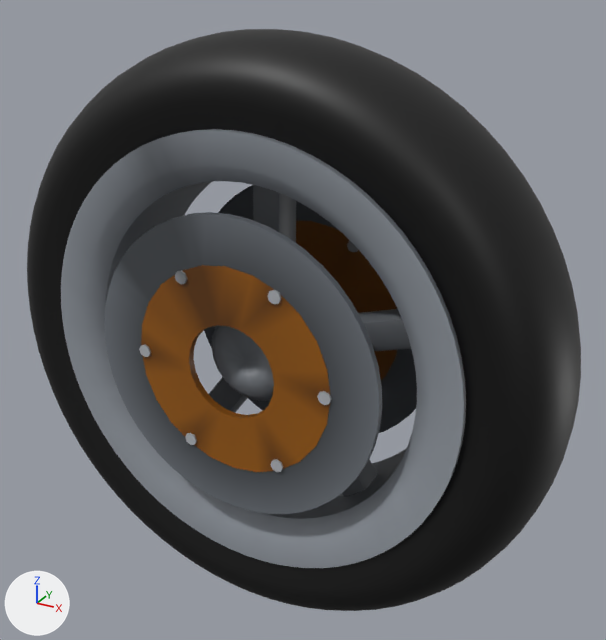
Before and after pictures for a commit that changed the glTF model blender/bike_duetto_wheelF.glb.
Rendered twice from a camera (50 mm lens) standing at (0.419, -0.7, 0.381) and looking at (0.022, 0.022, 0.02). Every picture has the same lights, and +X, +Y and +Z are marked at lower left. The older version comes first. Vertices at exactly the same position are counted once.

Names of what the first picture shows: 'bk_wheelF_carrier-0.08', 'bk_wheelF_carrier0.08', 'bk_wheelF_disc-0.08', 'bk_wheelF_disc0.08', 'bk_wheelF_hub', 'bk_wheelF_rim', 'bk_wheelF_sp0', 'bk_wheelF_sp1', 'bk_wheelF_tyre' and 9 more.
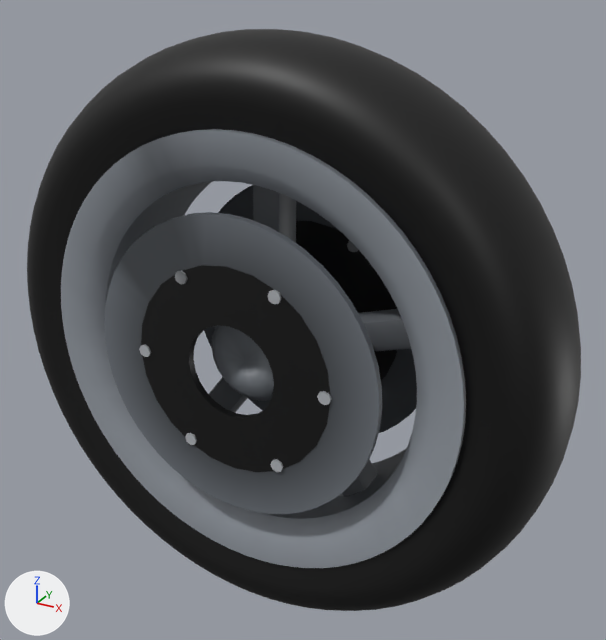
Location of each change, (x1, y1, x2, y2) in pixels of the pictures (606 x 640 px):
part 1 of me_wheelf_carrier0_004, recoloured (darker): (141, 265, 330, 472) in both
part 2 of me_wheelf_carrier_0_004, recoloured: (296, 221, 397, 380) in both

Diff of the bpy script that builds the scene:
```diff
--- a/blender/bike_duetto_wheelF.glb.py
+++ b/blender/bike_duetto_wheelF.glb.py
@@ mat_m_dark @@
+mat_m_dark = bpy.data.materials.new('M_dark')
+# nodes: BsdfPrincipled, Mix, OutputMaterial, VertexColor
+# colours: black #1c1e22, mixed with the vertex colours
@@ me_wheelf_carrier0_004 @@
 me_wheelf_carrier0_004.from_pydata(...)  # 96 vertices, 192 faces; spans x 0.599..0.821, y -0.087..-0.079, z 0.204..0.426
 # used by ob_bk_wheelf_carrier0_08; location = (-0.71, 0.0, -0.315)
-me_wheelf_carrier0_004.materials.append(mat_m_gold)
+# me_wheelf_carrier0_004 part 1: 192 faces centred in x 0.6..0.82, y -0.087..-0.079, z 0.205..0.425 are repainted in the vertex colours; the middle colour goes from yellow #8e6d1b to black #111215
+me_wheelf_carrier0_004.materials.append(mat_m_dark)
@@ me_wheelf_carrier_0_004 @@
 me_wheelf_carrier_0_004.from_pydata(...)  # 96 vertices, 192 faces; spans x 0.599..0.821, y 0.079..0.087, z 0.204..0.426
 # used by ob_bk_wheelf_carrier_0_08; location = (-0.71, 0.0, -0.315)
-me_wheelf_carrier_0_004.materials.append(mat_m_gold)
+# me_wheelf_carrier_0_004 part 2: 192 faces centred in x 0.6..0.82, y 0.079..0.087, z 0.205..0.425 are repainted in the vertex colours; the middle colour goes from yellow #8e6d1b to black #111215
+me_wheelf_carrier_0_004.materials.append(mat_m_dark)
```
